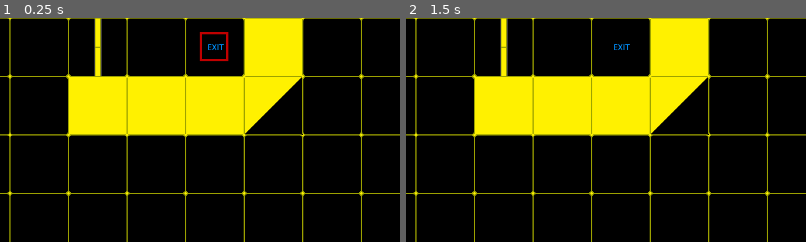
Above: before the commit, frames 1-2 (left to right).
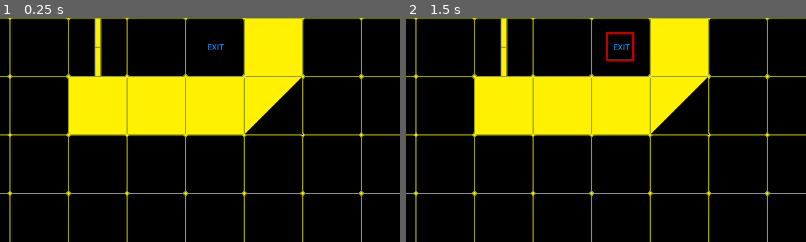
Above: after the commit, the same moments.

Repository: PalPav/Ziea
Game: Godot game, scene res://app/levels/Level_003.tscn
Same seed, same stepped clock (60 frames per second), same inputs: the game is played once before the commit and once after it. This scene is started directly instead of the project's main scene.
Inputs:
- Up to frame 1 (0.25 s): no input
- Up to frame 2 (1.5 s): tap Enter at 0.5 s; hold D (player_rotate_right) 0.53-1.28 s; tap F (player_next_weapon) at 0.6 s; tap Space (player_shoot) at 1.25, 1.35 s; hold S (player_backward) from 1.28 s (still down)
The pictures show only the part of the screen within x 50-100%, y 0-50%; the shares and areas given below are measured in that part.

The runs differ from the first frame. In frame 1, 0.3% of the frame differs, in the area x 49-58%, y 6-20%; in frame 2, 0.3%.

Commit message:
Level design fix + disable gear on player death

Diff:
--- a/app/gears/AbstractGear.gd
+++ b/app/gears/AbstractGear.gd
@@ -7,6 +7,10 @@
 
 var is_enabled = false
 var full_charge_time = 100
+
+func _ready():
+	# warning-ignore:return_value_discarded
+	EventBus.connect("player_dead",self, "disableGear")
 
 func onBatteryDischarged():
 	sfx_disabled.play()
--- a/app/levels/Level_003.tscn
+++ b/app/levels/Level_003.tscn
@@ -20,6 +20,9 @@
 
 [node name="ShotgunAmmo" parent="Items" index="2" instance=ExtResource( 2 )]
 position = Vector2( -344.831, 1154.77 )
+
+[node name="HandgunAmmo" parent="Items" index="3" instance=ExtResource( 4 )]
+position = Vector2( 1247.42, 952.878 )
 
 [node name="Enemy_001" parent="Enemies" index="0" instance=ExtResource( 1 )]
 position = Vector2( -345.081, 549.528 )
@@ -80,3 +83,6 @@
 
 [node name="Enemy_004" parent="Enemies" index="19" instance=ExtResource( 1 )]
 position = Vector2( 446.931, 48.9261 )
+
+[node name="Animation" parent="Exit" index="1"]
+frame = 1
--- a/app/player/Player.tscn
+++ b/app/player/Player.tscn
@@ -50,6 +50,7 @@
 [node name="Body" type="AnimatedSprite" parent="."]
 frames = SubResource( 2 )
 animation = "Idle"
+frame = 1
 playing = true
 
 [node name="Dead" type="Sprite" parent="."]
